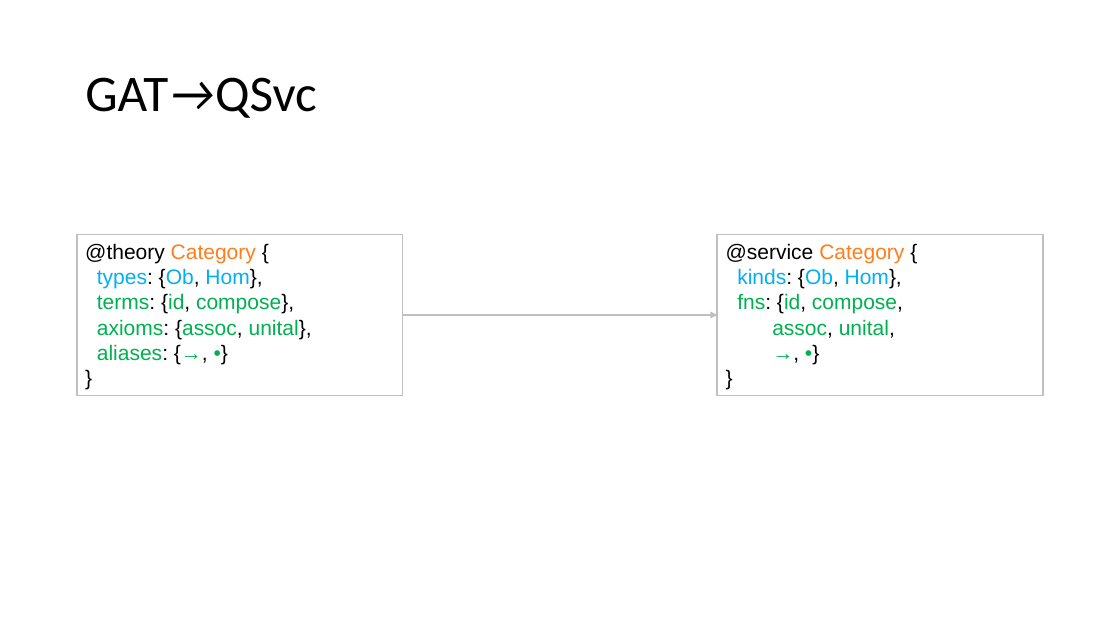
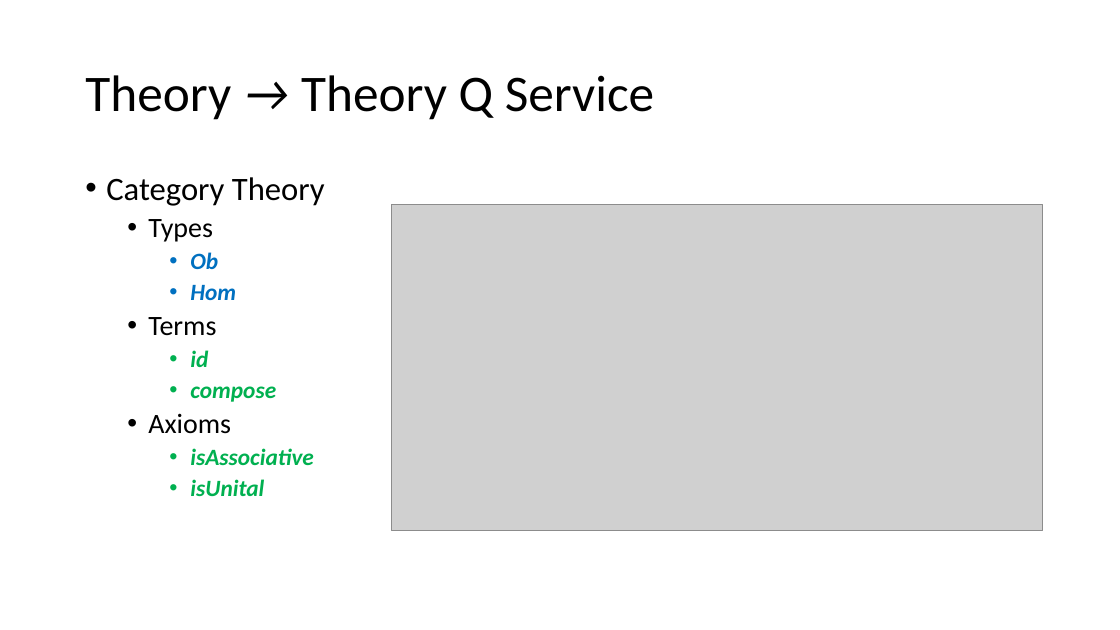
Before and after one commit to maana-io/cat-ml, a slide deck: slide 8 of presentations/gats-intro.pptx (slide 9 before the commit). Drawn at 1120x630 pixels with LibreOffice and Linux fonts; fonts in the diff are those of the drawing; grey boxes stand for pictures. Boxes give left, top, right and bottom in pixels: in the first picture for what was removed or moved away, otherwise in the second. Text is boxed around its words. In the diff, an @@ line names an element or a change of style, - is before the commit and + after.

```diff
--- a/presentations/gats-intro.pptx
+++ b/presentations/gats-intro.pptx
@@ title at (x1=85, y1=75, x2=654, y2=120): text changed @@
-GAT→QSvc
+Theory → Theory Q Service
@@ text added at (x1=106, y1=177, x2=325, y2=496), 20 pt, text #000000, bold, italic @@
+• Category Theory
+  • Types
+    • Ob
+    • Hom
+  • Terms
+    • id
+    • compose
+  • Axioms
+    • isAssociative
+    • isUnital
@@ picture added at (x1=392, y1=204, x2=1044, y2=530) @@
@@ rectangle removed at (x1=77, y1=234, x2=403, y2=396) @@
-@theory Category {
-types: {Ob, Hom},
-terms: {id, compose},
-axioms: {assoc, unital},
-aliases: {→, •}
-}
@@ rectangle removed at (x1=718, y1=234, x2=1044, y2=396) @@
-@service Category {
-kinds: {Ob, Hom},
-fns: {id, compose,
-assoc, unital,
-→, •}
-}
@@ arrow removed from (402, 315) to (718, 315) @@
```
Also in this commit, not shown: 2 other slides changed, 7 slides added, 1 slide removed, 1 other file.
